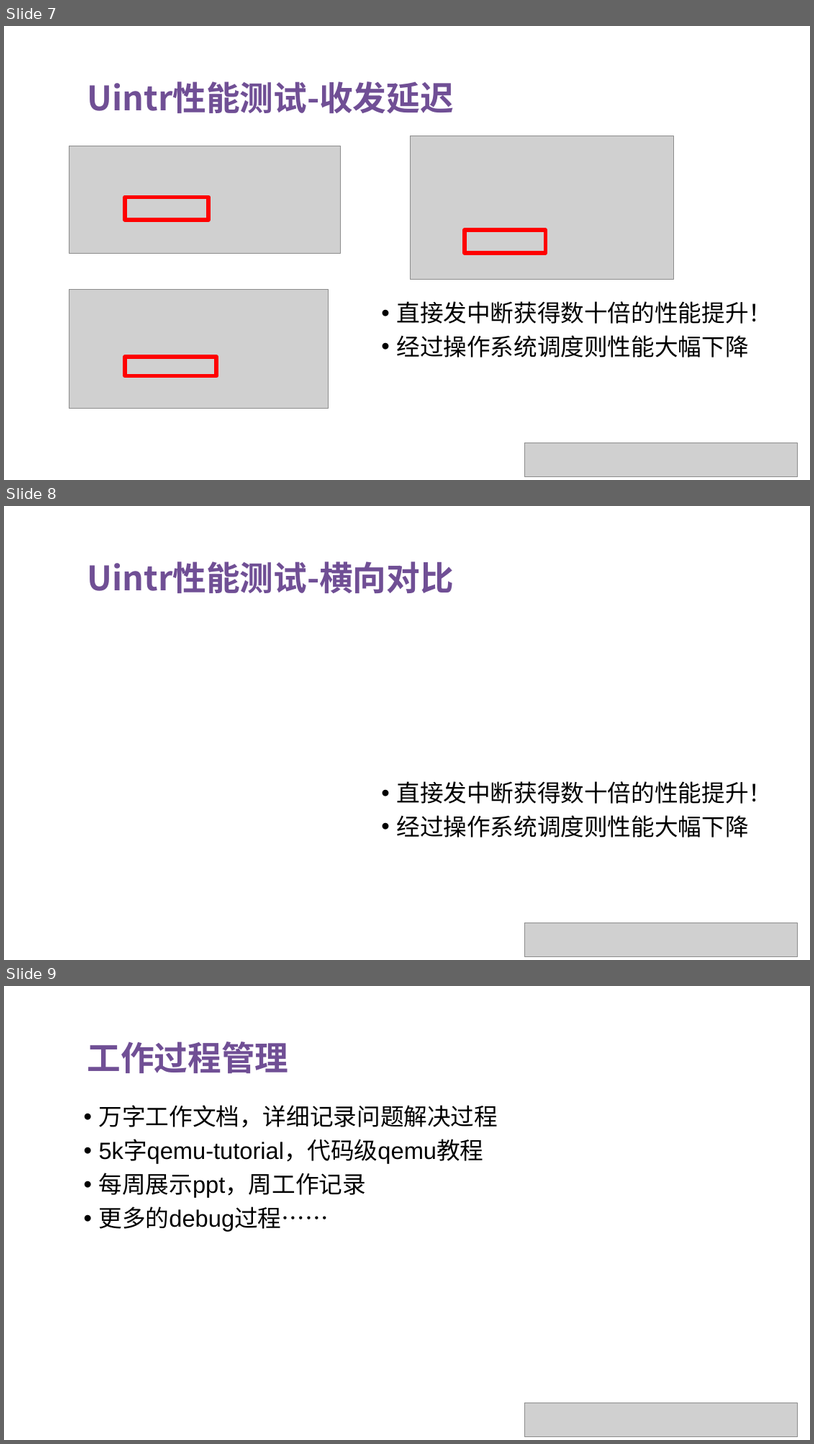
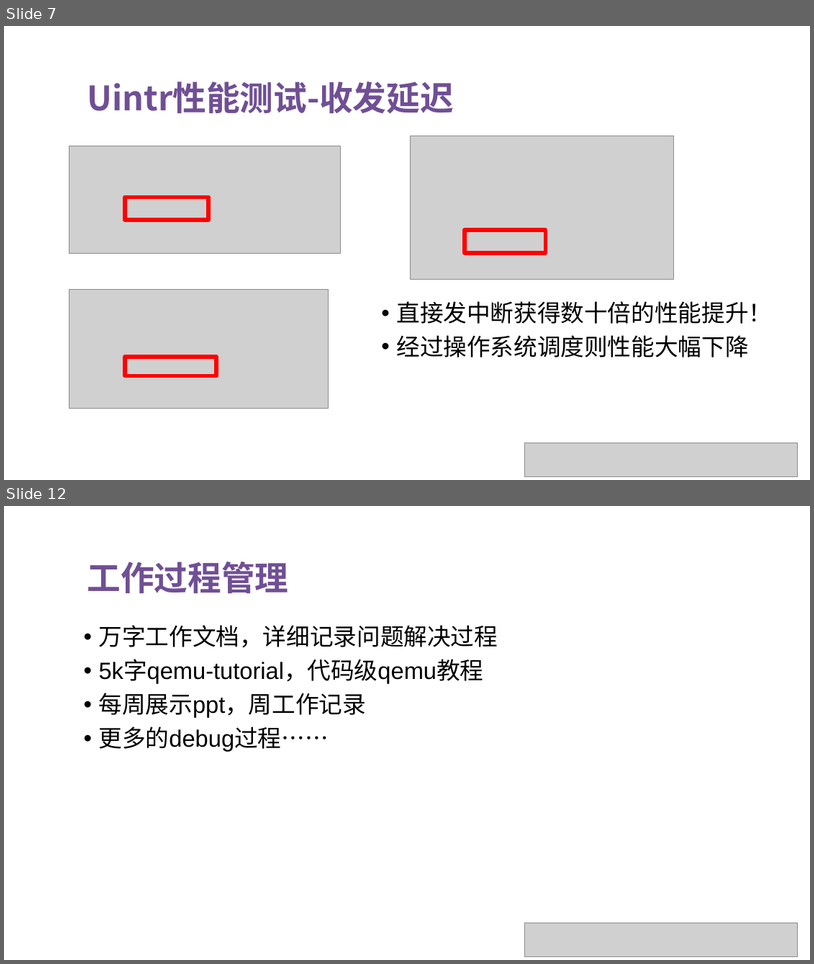
Before and after one commit to OS-F-4/usr-intr, a slide deck: ppt/2022-6-11.pptx. Shown one above the other, each under a label of ours: slides 7, 8 and 9 before the commit, slides 7 and 12 after it; the slides between them are not shown. The pictures are 814x1444 and 814x964 pixels, drawn with LibreOffice and Linux fonts; fonts in the diff are those of the drawing; grey boxes stand for pictures. Boxes give left, top, right and bottom in pixels: in the first picture for what was removed or moved away, otherwise in the second. Text is boxed around its words. In the diff, an @@ line names an element or a change of style, - is before the commit and + after.

```diff
--- a/ppt/2022-6-11.pptx
+++ b/ppt/2022-6-11.pptx
@@ slide 8 removed at (4, 506, 810, 960), background #FFFFFF @@
@@ text removed at (88, 561, 454, 593) @@
-Uintr性能测试-横向对比
@@ text removed at (396, 781, 772, 837) @@
-• 直接发中断获得数十倍的性能提升！
-• 经过操作系统调度则性能大幅下降
@@ picture removed at (525, 923, 798, 957) @@
@@ what was slide 9 is now slide 12 @@
```
Also in this commit, not shown: 3 slides changed, 4 slides added.
